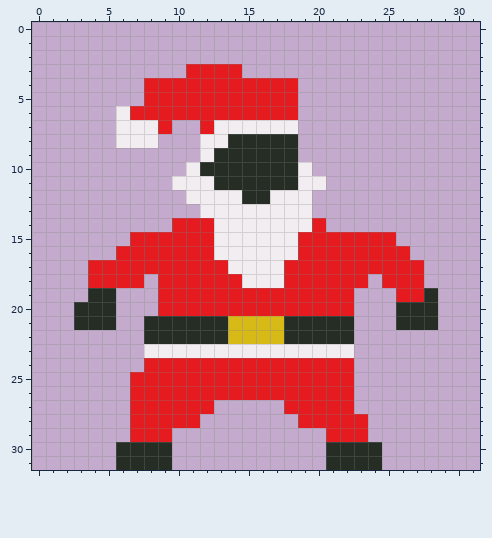
Two states of a pixel-art sprite, Assets/Sprites/Zanta.png. The first picture shows the starting point.
The file is 32x32 pixels.
Now the later version:
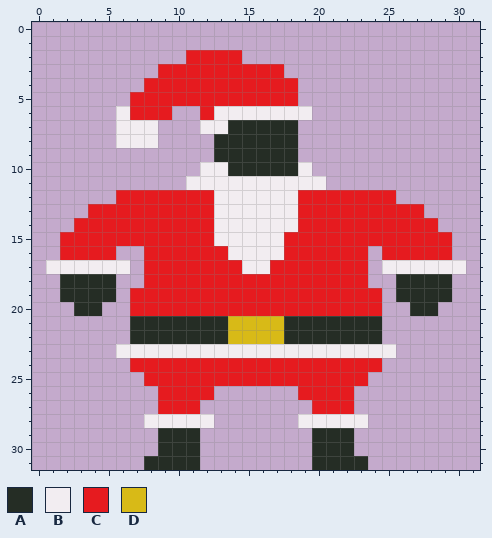
Palette (. is transparent): A #252d25  B #f2edf1  C #e61b1f  D #d8ba17
Commit: Updated Zanta. Now BIG CHUNGUS
Diff:
Colour A now appears in row 18 at x 2 to 3 and 28 to 29; in row 19 at x 2 to 3 and 29; in rows 21 to 22 at x 7 and 23 to 24; in rows 29 to 31 at x 10 to 11 and 20.
The author changed colour B to colour A in row 7 at x 14 to 18; in row 8 at x 13.
The author changed colour C to colour A in row 18 at x 4 to 5 and 26 to 27; in row 19 at x 26 to 27; in row 29 at x 9 and 21 to 22.
Colour B now appears in row 6 at x 19; in row 17 at x 1 to 3 and 28 to 30; in row 23 at x 6 to 7 and 23 to 25; in row 28 at x 12.
The author changed colour A to colour B in row 10 at x 12 to 13; in row 11 at x 13 to 18; in row 12 at x 15 to 16.
The author changed colour C to colour B in row 6 at x 13 to 18; in row 7 at x 12; in row 17 at x 4 to 6 and 25 to 27; in row 28 at x 8 to 11 and 19 to 23.
Colour C now appears in row 2 at x 11 to 14; in row 3 at x 9 to 10 and 15 to 17; in row 5 at x 7; in row 12 at x 6 to 10 and 20 to 25; in row 13 at x 4 to 11 and 20 to 27; in row 14 at x 3 to 9 and 21 to 28.
Colour C now appears in row 15 at x 2 to 6 and 26 to 29; in row 16 at x 2 to 5 and 27 to 29; in row 18 at x 8; in rows 19 to 20 at x 7 to 8 and 23 to 24; in row 24 at x 7 and 23 to 24; in row 25 at x 23.
The author changed colour B to colour C in row 12 at x 11 to 12 and 19; in row 13 at x 12 and 19; in row 14 at x 19; in row 15 at x 18; in row 16 at x 13 and 18; in row 17 at x 14 and 17.
The author changed colour B to colour C in row 18 at x 15 to 17.
Colour A is gone in row 20 at x 5 and 26; in row 21 at x 3 to 5 and 26 to 28; in row 30 at x 6 to 8 and 23 to 24; in row 31 at x 6 to 7 and 24.
Colour B is gone in rows 8 to 9 at x 12; in row 10 at x 11; in row 11 at x 10.
Colour C is gone in row 6 at x 10 to 11; in row 7 at x 9; in row 16 at x 6 to 7 and 24; in row 17 at x 7 and 24; in row 18 at x 6 to 7 and 25; in row 25 at x 7.
Colour C is gone in row 26 at x 7 to 8 and 13 to 18; in row 27 at x 7 to 8, 12 and 18 to 19; in row 28 at x 7; in row 29 at x 7 to 8 and 23.
Boxes around the changes in both pictures, in picture pixels (x1, y1, x2, y2):
changed: (46, 50, 466, 470)
